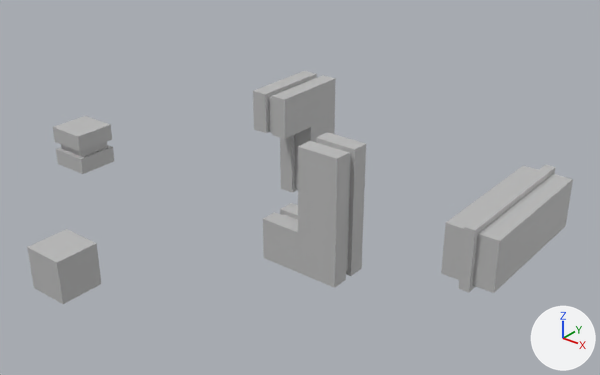
One commit to the FBX model Assets/Game Assets/IMPORTS/Levels/The_Clock/clock_env.fbx: the scene before it, then after it.
Before and after are seen from a camera (50 mm lens) standing at (168.2, -122.1, 76.6) and looking at (65.9, 5.8, -2.7). Arrows for +X, +Y and +Z are at lower right; the lights stay in place. Where no turn or scale is listed for an object, it has been applied to the vertices.

Script lines for the objects in view, before the commit:
```python
ob_platform11 = bpy.data.objects.new('platform11', me_mesh)
ob_platform11.location = (0.0, 0.0, -4.0)
ob_platform11.rotation_euler = (1.571, 0.0, 0.0)  # degrees (90, 0, 0)
ob_platform11.scale = (0.1, 0.04, 0.1)
ob_platform12 = bpy.data.objects.new('platform12', me_mesh_008)
ob_platform12.location = (0.0, 0.0, -10.0)
ob_platform21 = bpy.data.objects.new('platform21', me_mesh_001)
ob_platform21.location = (40.0, 30.0, 0.0)
ob_platform22 = bpy.data.objects.new('platform22', me_mesh_011)
ob_platform22.location = (46.0, 30.0, 0.0)
ob_platform31 = bpy.data.objects.new('platform31', me_mesh_002)
ob_platform31.location = (70.0, 10.0, 0.0)
ob_platform32 = bpy.data.objects.new('platform32', me_mesh_004)
ob_platform32.location = (70.0, 4.0, 0.0)
ob_platform4 = bpy.data.objects.new('platform4', me_mesh_010)
ob_platform4.location = (35.0, -35.0, -15.0)
ob_platform5 = bpy.data.objects.new('platform5', me_mesh_003)
ob_platform5.location = (110.0, 0.0, 0.0)
ob_platform5_bright = bpy.data.objects.new('platform5_bright', me_mesh_007)
ob_platform5_bright.location = (114.0, -11.0, -1.0)
```
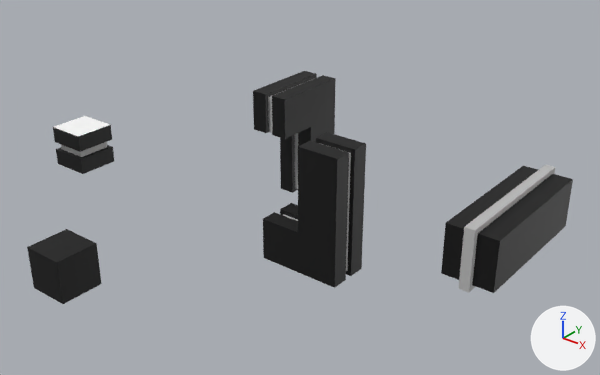
Diff of the bpy script that builds the scene:
```diff
--- a/Assets/Game Assets/IMPORTS/Levels/The_Clock/clock_env.fbx.py
+++ b/Assets/Game Assets/IMPORTS/Levels/The_Clock/clock_env.fbx.py
@@ me_mesh_004 @@
 me_mesh_004.from_pydata(...)  # 20 vertices, 18 faces; spans x -10.0..10.0, y -4.0..0.0, z -20.0..10.0
-me_mesh_004.materials.append(mat_phong1)  # grey #bcbcbc
+# me_mesh_004 part 5: texture (UV) coordinates of 18 of 18 faces, centred in x -10.0..10.0, y -4.0..0.0, z -20.0..10.0, changed; they spanned u 0.12..0.88, v 0.0..1.0 and now span u 0.12..0.88, v 0.52..0.98
+me_mesh_004.materials.append(mat_black_white)  # picture img_black_white_png
@@ me_mesh_002 @@
 me_mesh_002.from_pydata(...)  # 20 vertices, 18 faces; spans x -10.0..10.0, y -4.0..0.0, z -20.0..10.0
-me_mesh_002.materials.append(mat_phong1)  # grey #bcbcbc
+# me_mesh_002 part 6: texture (UV) coordinates of 18 of 18 faces, centred in x -10.0..10.0, y -4.0..0.0, z -20.0..10.0, changed; they spanned u 0.12..0.88, v 0.0..1.0 and now span u 0.0..1.0, v 0.01..0.95
+me_mesh_002.materials.append(mat_black_white)  # picture img_black_white_png
@@ me_mesh_011 @@
 me_mesh_011.from_pydata(...)  # 20 vertices, 18 faces; spans x 0.0..4.0, y -10.0..10.0, z -20.0..10.0
-me_mesh_011.materials.append(mat_phong1)  # grey #bcbcbc
+# me_mesh_011 part 2: texture (UV) coordinates of 18 of 18 faces, centred in x 0.0..4.0, y -10.0..10.0, z -20.0..10.0, changed; they spanned u 0.12..0.88, v 0.0..1.0 and now span u 0.12..0.88, v 0.51..0.99
+me_mesh_011.materials.append(mat_black_white)  # picture img_black_white_png
@@ me_mesh_008 @@
 me_mesh_008.from_pydata(...)  # 8 vertices, 6 faces; spans x 0.0..10.0, y -10.0..0.0, z 0.0..4.0
-me_mesh_008.materials.append(mat_phong1)  # grey #bcbcbc
+me_mesh_008.materials.append(mat_black_white)  # picture img_black_white_png
@@ me_mesh @@
 me_mesh.from_pydata(...)  # 8 vertices, 6 faces; spans x 0.0..100.0, y 0.0..100.0, z 0.0..100.0
-me_mesh.materials.append(mat_phong1)  # grey #bcbcbc
+me_mesh.materials.append(mat_black_white)  # picture img_black_white_png
@@ me_mesh_001 @@
 me_mesh_001.from_pydata(...)  # 20 vertices, 18 faces; spans x 0.0..4.0, y -10.0..10.0, z -20.0..10.0
-me_mesh_001.materials.append(mat_phong1)  # grey #bcbcbc
+# me_mesh_001 part 3: texture (UV) coordinates of 18 of 18 faces, centred in x 0.0..4.0, y -10.0..10.0, z -20.0..10.0, changed; they spanned u 0.12..0.88, v 0.0..1.0 and now span u 0.0..1.0, v 0.02..0.96
+me_mesh_001.materials.append(mat_black_white)  # picture img_black_white_png
@@ me_mesh_010 @@
 me_mesh_010.from_pydata(...)  # 16 vertices, 12 faces; spans x -5.0..5.0, y -5.0..5.0, z -5.0..5.0
-me_mesh_010.materials.append(mat_phong1)  # grey #bcbcbc
+# me_mesh_010 part 4: texture (UV) coordinates of 12 of 12 faces, centred in x -5.0..5.0, y -5.0..5.0, z -5.0..5.0, changed; they spanned u 0.12..0.88, v 0.0..1.0 and now span u 0.0..1.0, v 0.03..0.96
+me_mesh_010.materials.append(mat_black_white)  # picture img_black_white_png
@@ me_mesh_003 @@
 me_mesh_003.from_pydata(...)  # 16 vertices, 14 faces; spans x 0.0..10.0, y -10.0..20.0, z 0.0..10.0
-me_mesh_003.materials.append(mat_phong1)  # grey #bcbcbc
+# me_mesh_003 part 1: texture (UV) coordinates of 14 of 14 faces, centred in x 0.0..10.0, y -10.0..20.0, z 0.0..10.0, changed; they spanned u 0.12..0.88, v 0.0..1.0 and now span u 0.0..1.0, v 0.08..0.98
+me_mesh_003.materials.append(mat_black_white)  # picture img_black_white_png
@@ ob_platform11 @@
 ob_platform11 = bpy.data.objects.new('platform11', me_mesh)
-ob_platform11.location = (0.0, 0.0, -4.0)
-ob_platform11.rotation_euler = (1.571, 0.0, 0.0)  # degrees (90, 0, 0)
+ob_platform11.location = (0.0, -10.0, 0.0)
+ob_platform11.rotation_euler = (-1.571, 0.0, 0.0)  # degrees (-90, 0, 0)
 ob_platform11.scale = (0.1, 0.04, 0.1)
```

Location of each change, (x1, y1, x2, y2) in pixels of the pictures (600 x 375 px):
'platform5', recoloured, surface changed (grey to black)
    both: (441, 166, 573, 293)
'platform32', recoloured, surface changed (grey to black)
    both: (263, 141, 349, 288)
'platform4', recoloured, surface changed (grey to black)
    both: (27, 229, 101, 304)
'platform22', recoloured, surface changed (grey to black)
    both: (272, 75, 336, 146)
'platform31', recoloured, surface changed (grey to black)
    both: (280, 132, 366, 276)
'platform21', recoloured, surface changed (grey to black)
    both: (253, 71, 317, 193)
'platform11', recoloured, moved, turned
    both: (53, 116, 112, 152)
'platform12', recoloured (grey to black)
    both: (56, 145, 114, 174)
